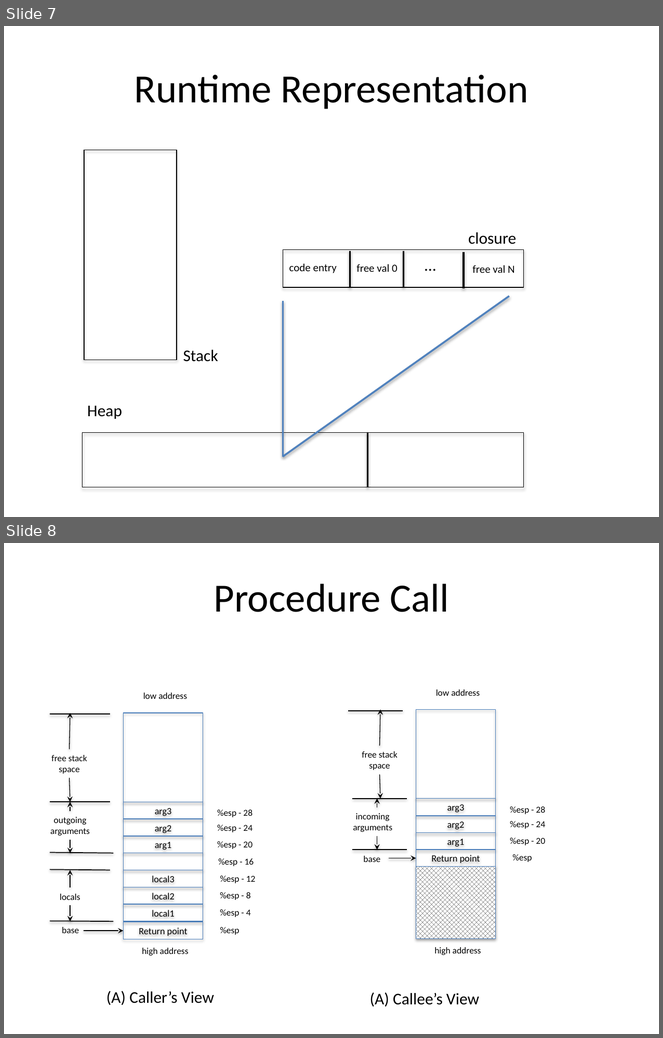
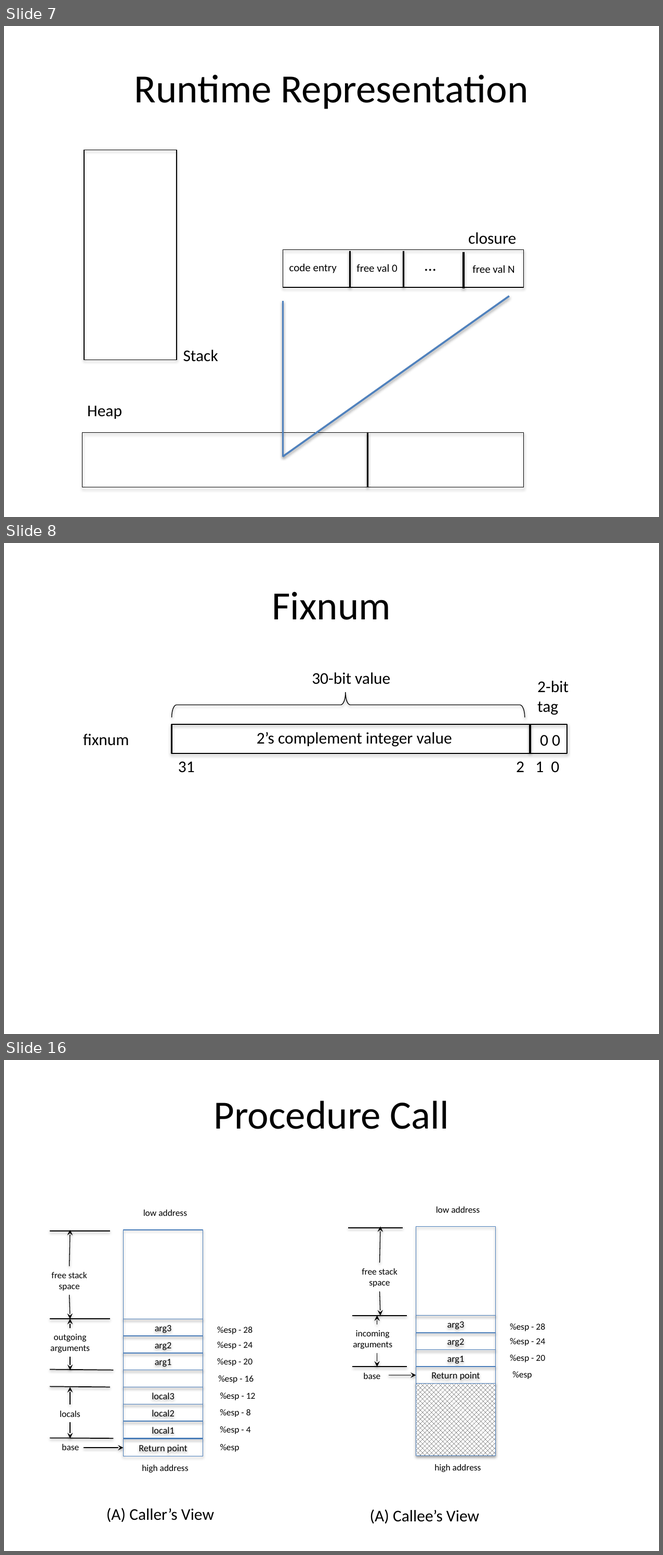
Before and after one commit to markcornwell/pilar, a slide deck: doc/Pilar.pptx. Shown one above the other, each under a label of ours: slides 7 and 8 before the commit, slides 7, 8 and 16 after it; the slides between them are not shown. The pictures are 663x1038 and 663x1555 pixels, drawn with LibreOffice and Linux fonts; fonts in the diff are those of the drawing. Boxes give left, top, right and bottom in pixels: in the first picture for what was removed or moved away, otherwise in the second. Text is boxed around its words. In the diff, an @@ line names an element or a change of style, - is before the commit and + after.

```diff
--- a/doc/Pilar.pptx
+++ b/doc/Pilar.pptx
@@ slide 8 added at box(4, 543, 659, 1034), background #FFFFFF @@
@@ title added at box(272, 592, 391, 620), 44 pt, text #000000 @@
+Fixnum
@@ text added at box(312, 672, 390, 684), 18 pt, text #000000 @@
+30-bit value
@@ text added at box(538, 681, 569, 715), 18 pt, text #000000 @@
+2-bit
+tag
@@ right brace added at box(171, 693, 525, 718), outline #000000 0.75 pt @@
@@ rectangle added at box(172, 724, 567, 754), outline #000000 1.25 pt @@
@@ line added from (530, 724) to (530, 753), #000000 2 pt @@
@@ text added at box(83, 734, 129, 746), 18 pt, text #000000 @@
+fixnum
@@ text added at box(257, 732, 452, 747), 18 pt, text #000000 @@
+2’s complement integer value
@@ text added at box(540, 735, 560, 746), 18 pt, text #000000 @@
+0 0
@@ text added at box(178, 761, 559, 773), 18 pt, text #000000 @@
+31 2 1 0
@@ what was slide 8 is now slide 16 @@
```
Also in this commit, not shown: 4 slides changed, 7 other slides added, 11 other files.
